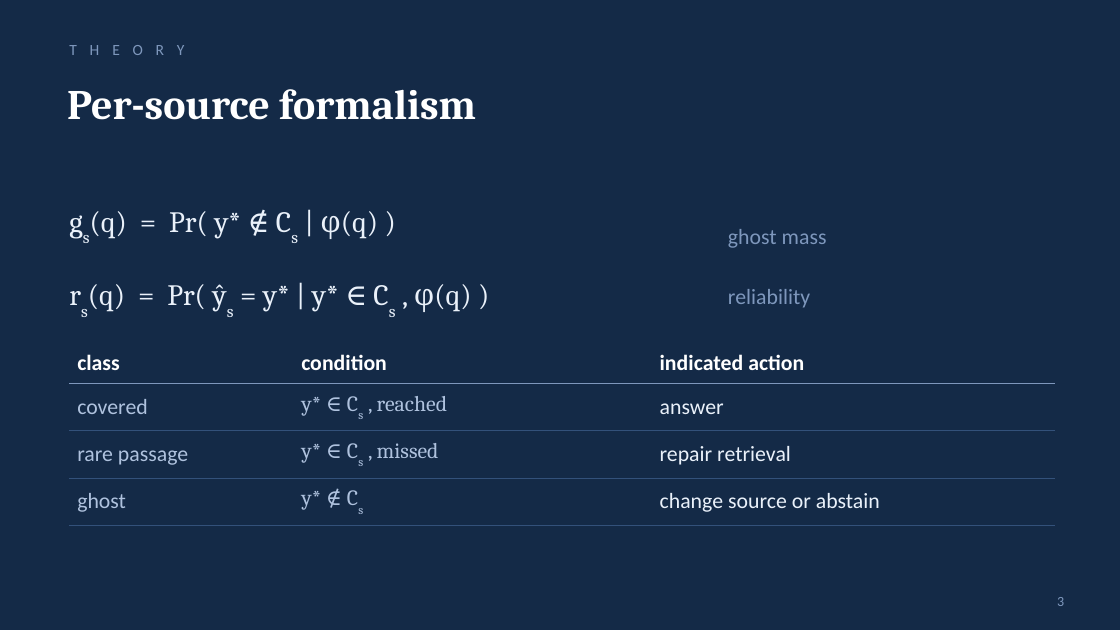
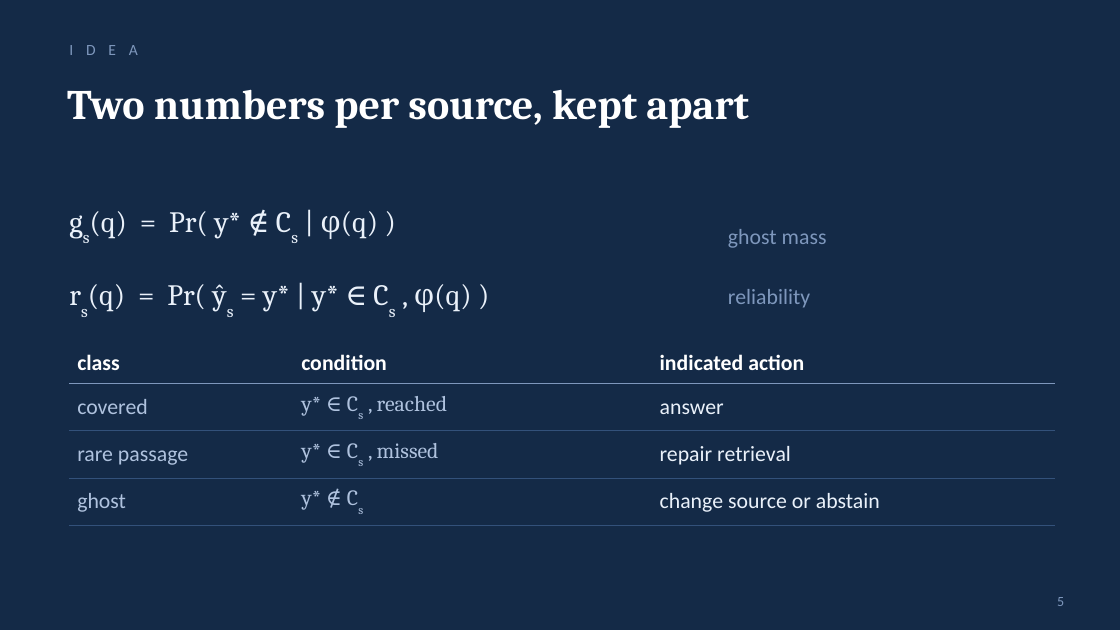
Before and after one commit to shecode-hue/knowing-where-not-to-look, a slide deck: slide 5 of presentation/knowing_where_not_to_look.pptx (slide 3 before the commit). Drawn at 1120x630 pixels with LibreOffice and Linux fonts; fonts in the diff are those of the drawing. Boxes give left, top, right and bottom in pixels: in the first picture for what was removed or moved away, otherwise in the second. Text is boxed around its words. In the diff, an @@ line names an element or a change of style, - is before the commit and + after.

```diff
--- a/presentation/knowing_where_not_to_look.pptx
+++ b/presentation/knowing_where_not_to_look.pptx
@@ text removed at [69, 45, 185, 55] @@
-T H E O R Y
@@ text added at [69, 45, 138, 55], 10 pt, text #7E97BC @@
+I D E A
@@ text at [67, 89, 749, 128]: text changed @@
-Per-source formalism
+Two numbers per source, kept apart
@@ page number at [1057, 597, 1064, 606]: text changed @@
-3
+5
```
Also in this commit, not shown: 10 other slides changed, 3 slides added, 1 slide removed, 2 other files.
